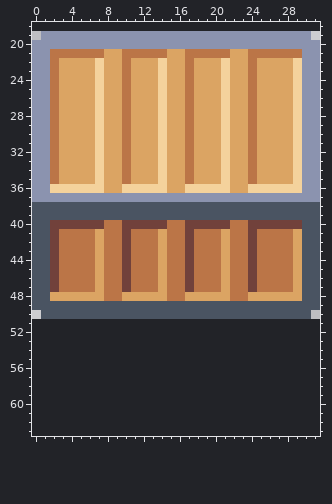
File history of a pixel-art sprite, Lengine/Assets/static_objects/crate.png. Above is the file before it was changed.
The file is 32x32 pixels. Shown: x 0..31, y 18..63. The old version is drawn lined up with the new one, on the new canvas.
And afterwards:
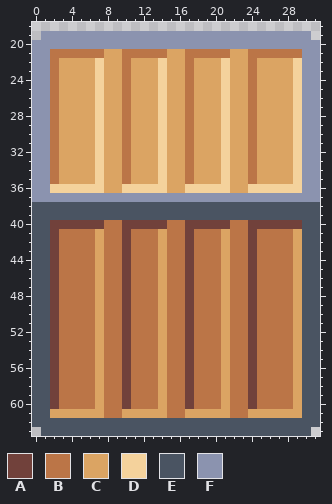
Palette (. is transparent): A #71413b  B #bb7547  C #dba463  D #f4d29c  E #4a5462  F #8b93af
The edit:
canvas 32x32 -> 32x64, the old top-left corner now at 0,19
y 48: x 2..6 CCCCC -> ABBBB; x 10..13 CCCC -> ABBB; x 17..20 CCCC -> ABBB; x 24..28 CCCCC -> ABBBB
y 49: x 2..29 EEEEEEEEEEEEEEEEEEEEEEEEEEEE -> ABBBBCBBABBBCBBABBBCBBABBBBC
y 50: x 0 . -> E; x 2..29 EEEEEEEEEEEEEEEEEEEEEEEEEEEE -> ABBBBCBBABBBCBBABBBCBBABBBBC; x 31 . -> E
y 51..60: x 0..31 ................................ -> EEABBBBCBBABBBCBBABBBCBBABBBBCEE
y 61: x 0..31 ................................ -> EECCCCCCBBCCCCCBBCCCCCBBCCCCCCEE
y 62: x 0..31 ................................ -> EEEEEEEEEEEEEEEEEEEEEEEEEEEEEEEE
y 63: x 1..30 .............................. -> EEEEEEEEEEEEEEEEEEEEEEEEEEEEEE
